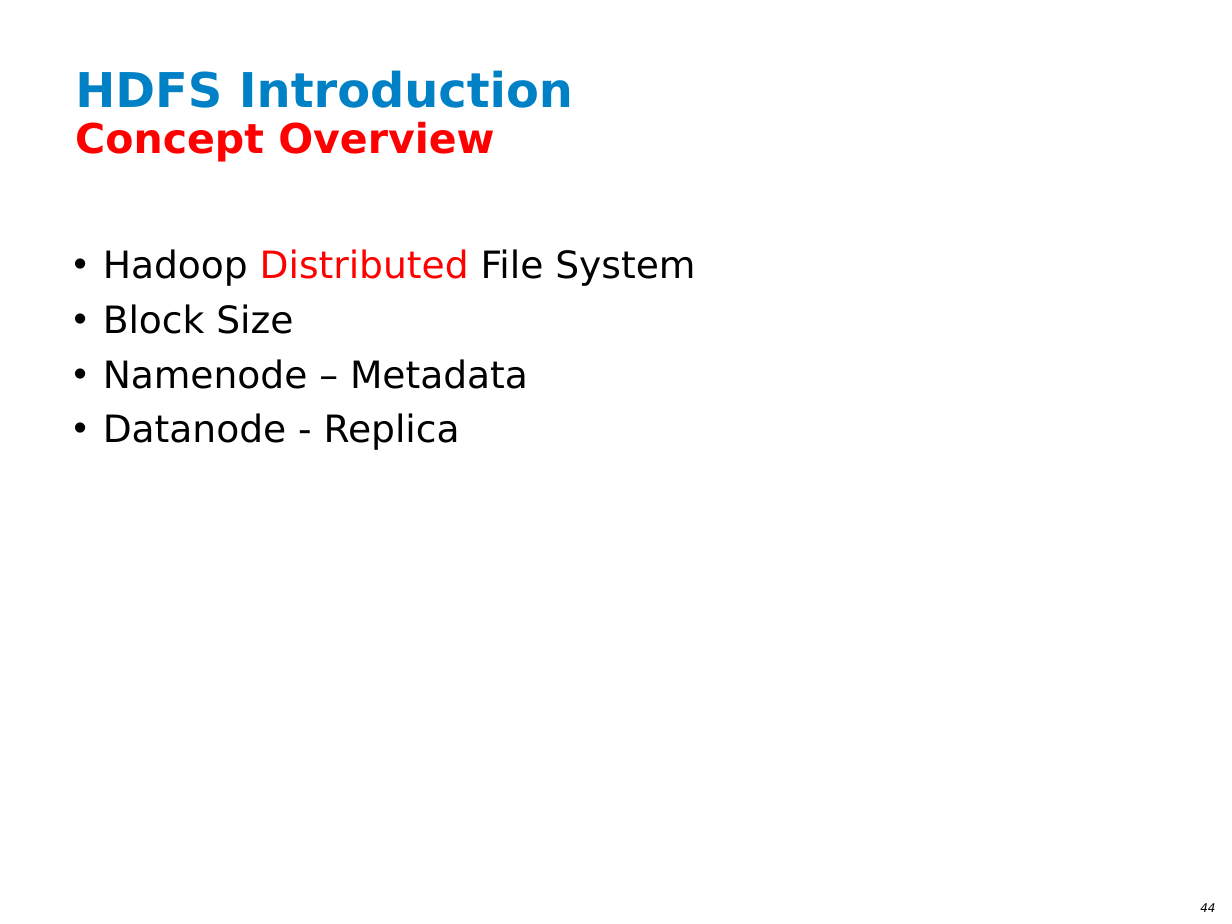
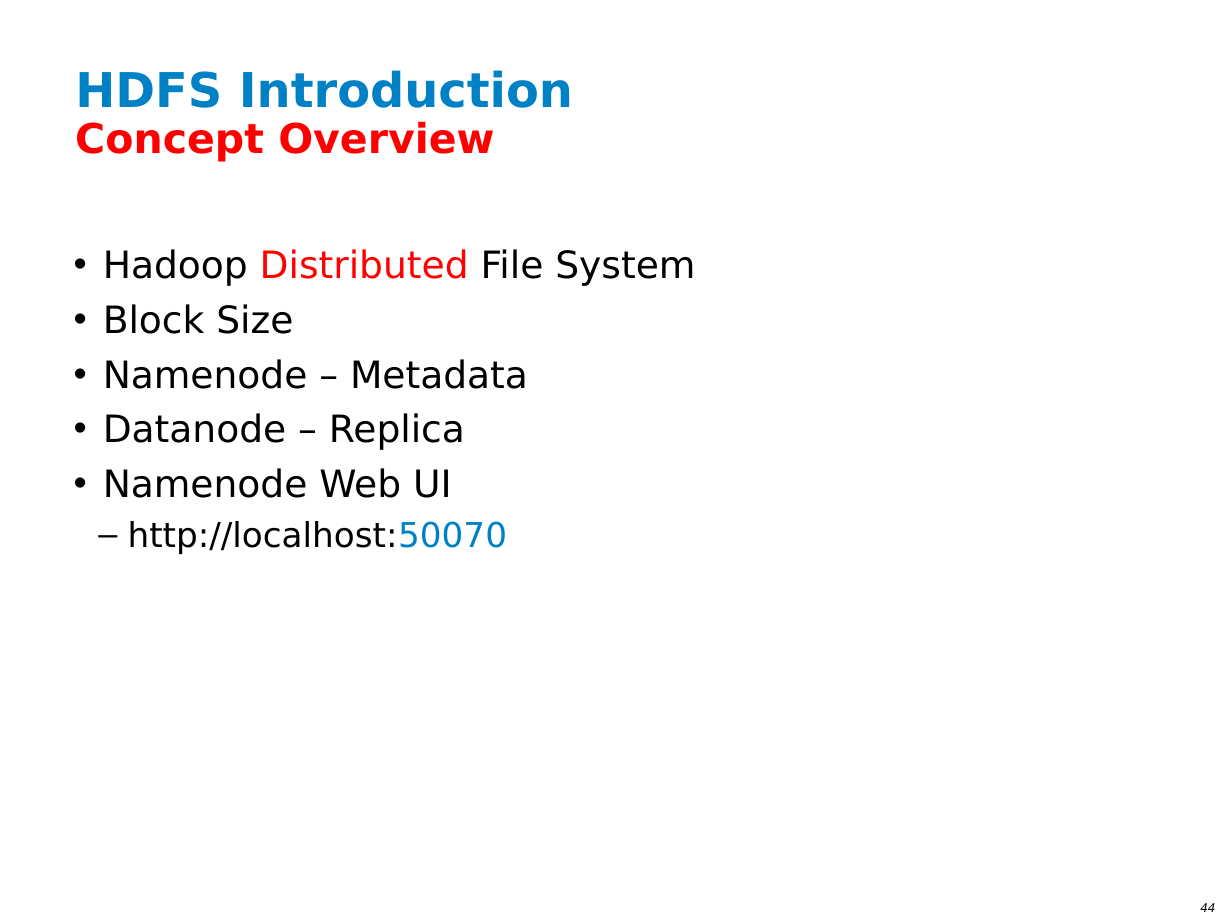
Before and after one commit to ianlin/small-data, a slide deck: slide 44 of training/III_Hadoop_20140607.ppt. Drawn at 1232x924 pixels with LibreOffice and Linux fonts; fonts in the diff are those of the drawing; background and template pictures are left out. Boxes give left, top, right and bottom in pixels: in the first picture for what was removed or moved away, otherwise in the second. Text is boxed around its words. In the diff, an @@ line names an element or a change of style, - is before the commit and + after.

```diff
--- a/training/III_Hadoop_20140607.ppt
+++ b/training/III_Hadoop_20140607.ppt
@@ text at [103, 413, 508, 554]: text changed @@
-• Datanode - Replica
+• Datanode – Replica
+• Namenode Web UI
+  – http://localhost:50070
```
Also in this commit, not shown: 1 other slide changed, 1 slide added.
